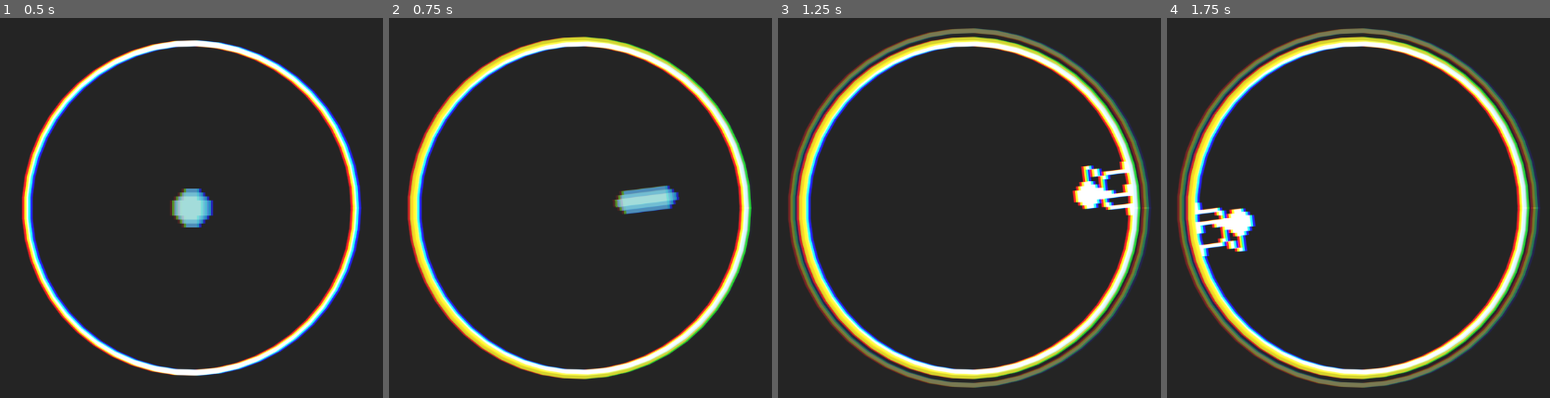
Above: before the commit, frames 1-4 (left to right).
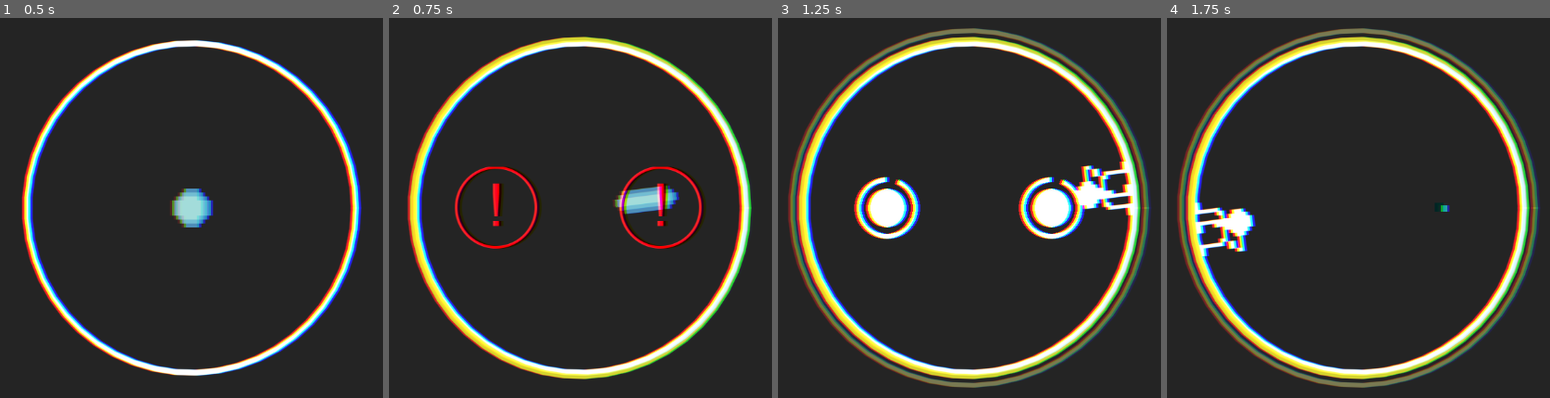
Above: after the commit, the same moments.

Repository: jokw1228/Slay_The_Circle
Game: Godot game, scene res://scenes/rooms/RoomTutorial/RoomTutorial.tscn
Two runs of this game, one before a commit and one after it. Both use one fixed random seed, a clock stepped at 60 frames per second and the inputs below. This scene is started directly instead of the project's main scene. Sound files missing from this copy of the repository are replaced by a short silence.
Inputs (mouse positions are in pixels of both pictures, inside the frame that each line leads up to):
- Up to frame 1 (0.5 s): no input
- Up to frame 2 (0.75 s): tap Enter at 0.5 s; move the mouse to (745, 189) at 0.52 s; click (745, 189) at 0.67 s
- Up to frame 3 (1.25 s): no input
- Up to frame 4 (1.75 s): move the mouse to (1209, 227) at 1.27 s; click (1209, 227) at 1.42 s

Frame 1 is identical in both runs. In frame 2, 2.5% of the frame differs, in the area x 17-83%, y 39-61%; in frame 3, 3.9%, in the area x 19-81%, y 41-59%; in frame 4, less than 0.1%.

Commit message:
misc

Diff:
--- a/scenes/rooms/RoomLogo/RoomLogo.tscn
+++ b/scenes/rooms/RoomLogo/RoomLogo.tscn
@@ -39,7 +39,7 @@
 scale = Vector2(0.3, 0.3)
 texture = ExtResource("3_q2osc")
 
-[node name="BackGroundWhite" type="ColorRect" parent="."]
+[node name="BackGroundGray" type="ColorRect" parent="."]
 offset_left = -584.0
 offset_top = -328.0
 offset_right = 584.0
--- a/scenes/rooms/RoomTutorial/RoomTutorial.gd
+++ b/scenes/rooms/RoomTutorial/RoomTutorial.gd
@@ -1,4 +1,11 @@
 extends Node2D
 
+@onready var TutorialBombGenerator_node = $TutorialBombGenerator
+
+var RoomMenu_room = "res://scenes/rooms/RoomMenu/RoomMenu.tscn"
+
 func _ready():
+	TutorialBombGenerator_node.pattern_1()
+
+func tutorial_1():
 	pass
--- a/scenes/rooms/RoomTutorial/RoomTutorial.tscn
+++ b/scenes/rooms/RoomTutorial/RoomTutorial.tscn
@@ -1,13 +1,43 @@
-[gd_scene load_steps=4 format=3 uid="uid://dkm0cd66gmgph"]
+[gd_scene load_steps=18 format=3 uid="uid://dkm0cd66gmgph"]
 
 [ext_resource type="PackedScene" uid="uid://bhe55ocau21ot" path="res://scenes/player/Player.tscn" id="1_cqulv"]
 [ext_resource type="Script" path="res://scenes/rooms/RoomTutorial/RoomTutorial.gd" id="1_gg83j"]
 [ext_resource type="PackedScene" uid="uid://s264e74phclm" path="res://scenes/playingfield/CircleField.tscn" id="1_ro01m"]
+[ext_resource type="Script" path="res://scenes/rooms/RoomTutorial/TutorialBombGenerator.gd" id="2_1582e"]
+[ext_resource type="PackedScene" uid="uid://bj78l3upa26ik" path="res://scenes/bombs/NormalBomb.tscn" id="3_acov2"]
+[ext_resource type="PackedScene" uid="uid://cux2tpymcx5ny" path="res://scenes/bombs/HazardBomb.tscn" id="4_faqaq"]
+[ext_resource type="PackedScene" uid="uid://dug1fwwbjaopa" path="res://scenes/bombs/NumericBomb.tscn" id="5_p27ry"]
+[ext_resource type="PackedScene" uid="uid://bd65ne6jxvojv" path="res://scenes/bombs/RotationInversionBomb.tscn" id="6_got42"]
+[ext_resource type="PackedScene" uid="uid://1ohs6nj2dm33" path="res://scenes/bombs/RotationSpeedUpBomb.tscn" id="7_qua5h"]
+[ext_resource type="PackedScene" uid="uid://cr4l7m2i6dxl" path="res://scenes/bombs/GameSpeedUpBomb.tscn" id="8_512oc"]
+[ext_resource type="PackedScene" uid="uid://b88otl67w25a2" path="res://scenes/warnings/NormalBombWarning.tscn" id="9_ehtfd"]
+[ext_resource type="PackedScene" uid="uid://fdhauxo6f7gq" path="res://scenes/warnings/HazardBombWarning.tscn" id="10_4rd30"]
+[ext_resource type="PackedScene" uid="uid://dn8hj3t4klarb" path="res://scenes/warnings/NumericBombWarning.tscn" id="11_h8js6"]
+[ext_resource type="PackedScene" uid="uid://4wbytvc753ff" path="res://scenes/warnings/RotationInversionBombWarning.tscn" id="12_mt4nt"]
+[ext_resource type="PackedScene" uid="uid://cg0il84hq0n8m" path="res://scenes/warnings/RotationSpeedUpBombWarning.tscn" id="13_usnwu"]
+[ext_resource type="PackedScene" uid="uid://dod3xtkvnfwuq" path="res://scenes/warnings/GameSpeedUpBombWarning.tscn" id="14_egxmf"]
+[ext_resource type="PackedScene" uid="uid://5hmqv8rxk05i" path="res://scenes/bombs/BombLink.tscn" id="15_q0i58"]
 
 [node name="RoomTutorial" type="Node2D"]
 script = ExtResource("1_gg83j")
 
-[node name="BackGroundWhite" type="ColorRect" parent="."]
+[node name="TutorialBombGenerator" type="Node2D" parent="."]
+script = ExtResource("2_1582e")
+NormalBomb_scene = ExtResource("3_acov2")
+HazardBomb_scene = ExtResource("4_faqaq")
+NumericBomb_scene = ExtResource("5_p27ry")
+RotationInversionBomb_scene = ExtResource("6_got42")
+RotationSpeedUpBomb_scene = ExtResource("7_qua5h")
+GameSpeedUpBomb_scene = ExtResource("8_512oc")
+Normalbomb_warning_scene = ExtResource("9_ehtfd")
+HazardBomb_warning_scene = ExtResource("10_4rd30")
+NumericBomb_warning_scene = ExtResource("11_h8js6")
+RotationInversionBomb_warning_scene = ExtResource("12_mt4nt")
+RotationSpeedUpBomb_warning_scene = ExtResource("13_usnwu")
+GameSpeedUpBomb_warning_scene = ExtResource("14_egxmf")
+bomb_link = ExtResource("15_q0i58")
+
+[node name="BackGroundGray" type="ColorRect" parent="."]
 offset_left = -584.0
 offset_top = -328.0
 offset_right = 584.0
--- /dev/null
+++ b/scenes/rooms/RoomTutorial/TutorialBombGenerator.gd
@@ -0,0 +1,12 @@
+extends BombGenerator
+class_name TutorialBombGenerator
+
+func pattern_1():
+	var inst1: NormalBomb = create_normal_bomb(Vector2(-128, 0), 1.0, 5.0)
+	var inst2: NormalBomb = create_normal_bomb(Vector2(128, 0), 1.0, 5.0)
+
+	inst1.get_node("BombTimer").disconnect("bomb_time_out", Callable(inst1, "exploded"))
+	inst2.get_node("BombTimer").disconnect("bomb_time_out", Callable(inst2, "exploded"))
+
+	inst1.get_node("BombTimer").connect("bomb_time_out", Callable(inst1, "queue_free"))
+	inst2.get_node("BombTimer").connect("bomb_time_out", Callable(inst2, "queue_free"))
